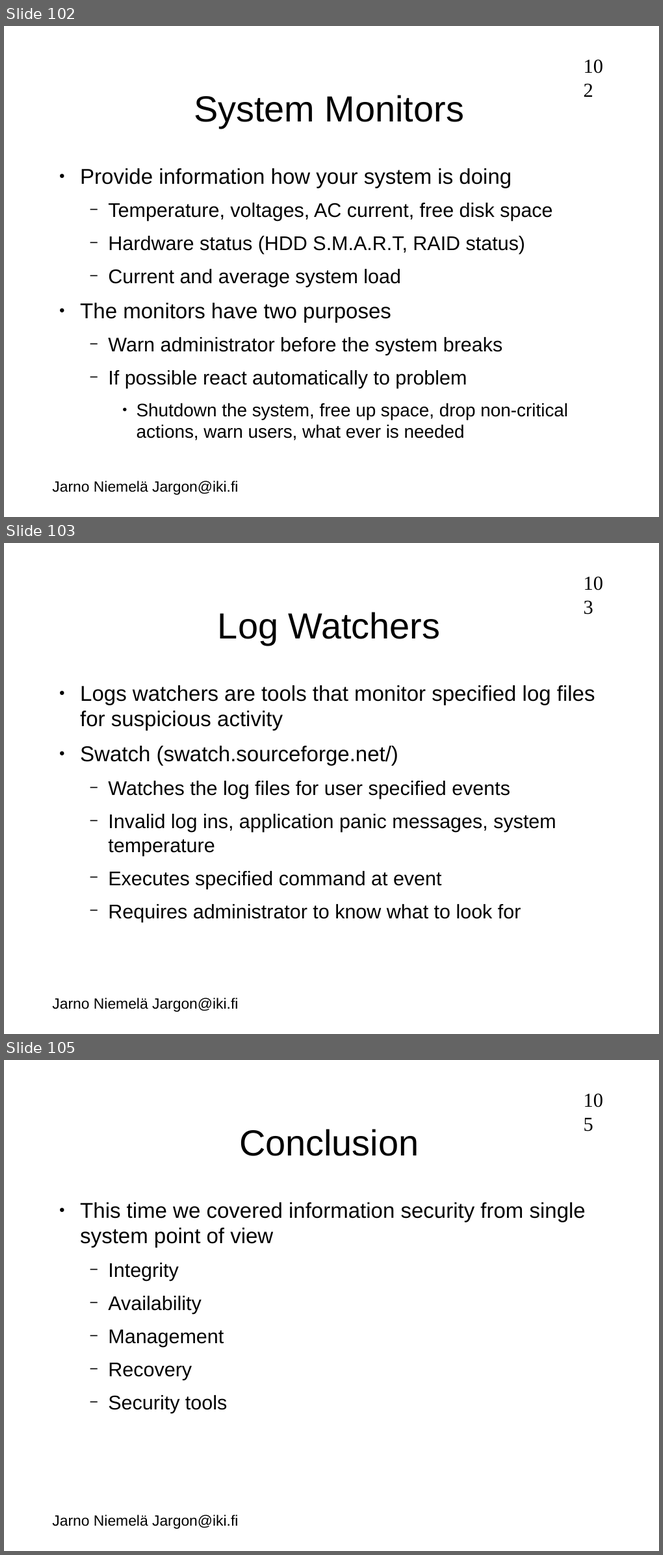
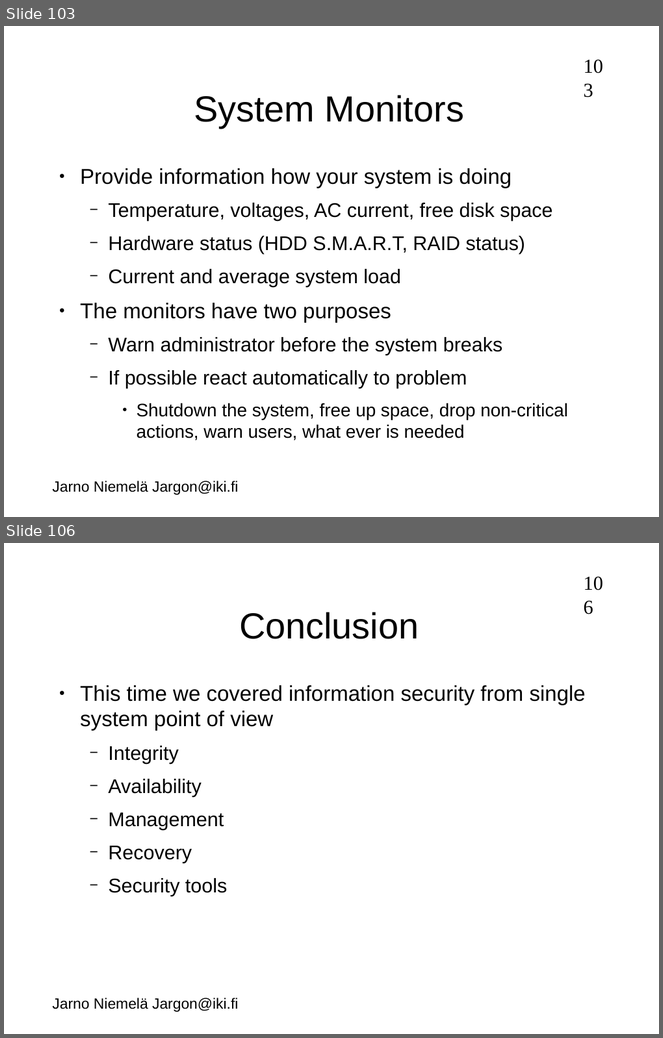
Before and after one commit to jarno-niemela/corporate_cyber_defence, a slide deck: Host security/Host security.odp. Shown one above the other, each under a label of ours: slides 102, 103 and 105 before the commit, slides 103 and 106 after it; the slides between them are not shown. The pictures are 663x1555 and 663x1038 pixels, drawn with LibreOffice and Linux fonts; fonts in the diff are those of the drawing; background and template pictures are left out. Boxes give left, top, right and bottom in pixels: in the first picture for what was removed or moved away, otherwise in the second. Text is boxed around its words. In the diff, an @@ line names an element or a change of style, - is before the commit and + after.

```diff
--- a/Host security/Host security.odp
+++ b/Host security/Host security.odp
@@ slide 103 removed at (4,543,659,1034), background #FFFFFF; not listed: 2 template elements that a slide beside it also shows @@
@@ title removed at (218,612,441,645) @@
-Log Watchers
@@ text removed at (80,685,596,922) @@
-● Logs watchers are tools that monitor specified log files for suspicious activity
-● Swatch (swatch.sourceforge.net/)
-  − Watches the log files for user specified events
-  − Invalid log ins, application panic messages, system temperature
-  − Executes specified command at event
-  − Requires administrator to know what to look for
@@ what was slide 102 is now slide 103 @@
@@ what was slide 105 is now slide 106 @@
```
Also in this commit, not shown: 4 slides changed, 4 slides added, 2 other slides removed.
